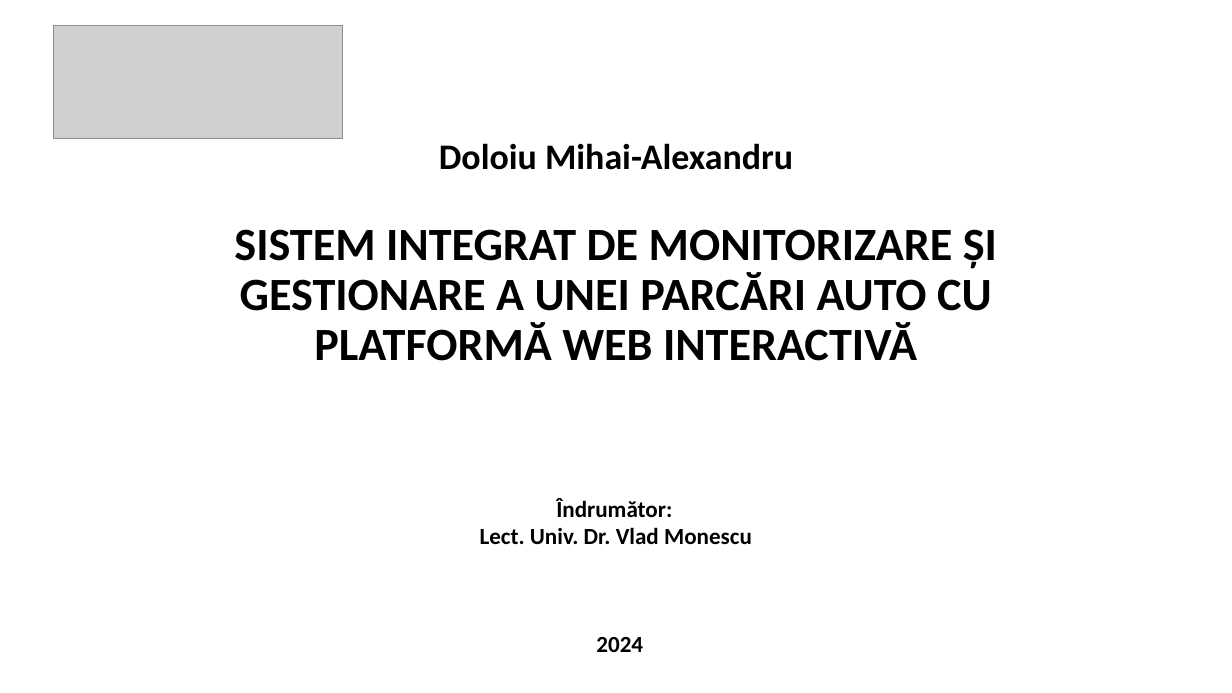
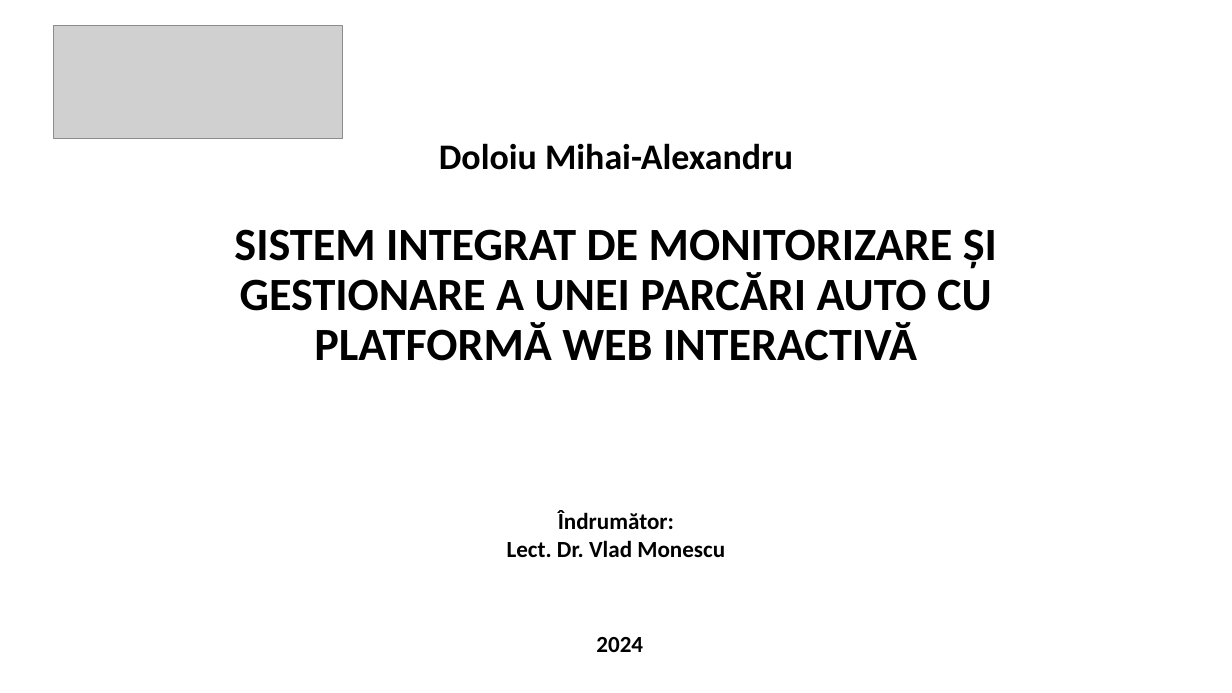
Before and after one commit to xMihai01/Licenta, a slide deck: slide 1 of Documentation/PrezentareLicenta.pptx. Drawn at 1232x693 pixels with LibreOffice and Linux fonts; fonts in the diff are those of the drawing; grey boxes stand for pictures. Boxes give left, top, right and bottom in pixels: in the first picture for what was removed or moved away, otherwise in the second. Text is boxed around its words. In the diff, an @@ line names an element or a change of style, - is before the commit and + after.

```diff
--- a/Documentation/PrezentareLicenta.pptx
+++ b/Documentation/PrezentareLicenta.pptx
@@ text at bbox=[507, 510, 725, 557]: text changed @@
-Îndrumător:
-Lect. Univ. Dr. Vlad Monescu
+Îndrumător:
+Lect. Dr. Vlad Monescu
```
Also in this commit, not shown: 2 other slides changed, 2 slides removed.
